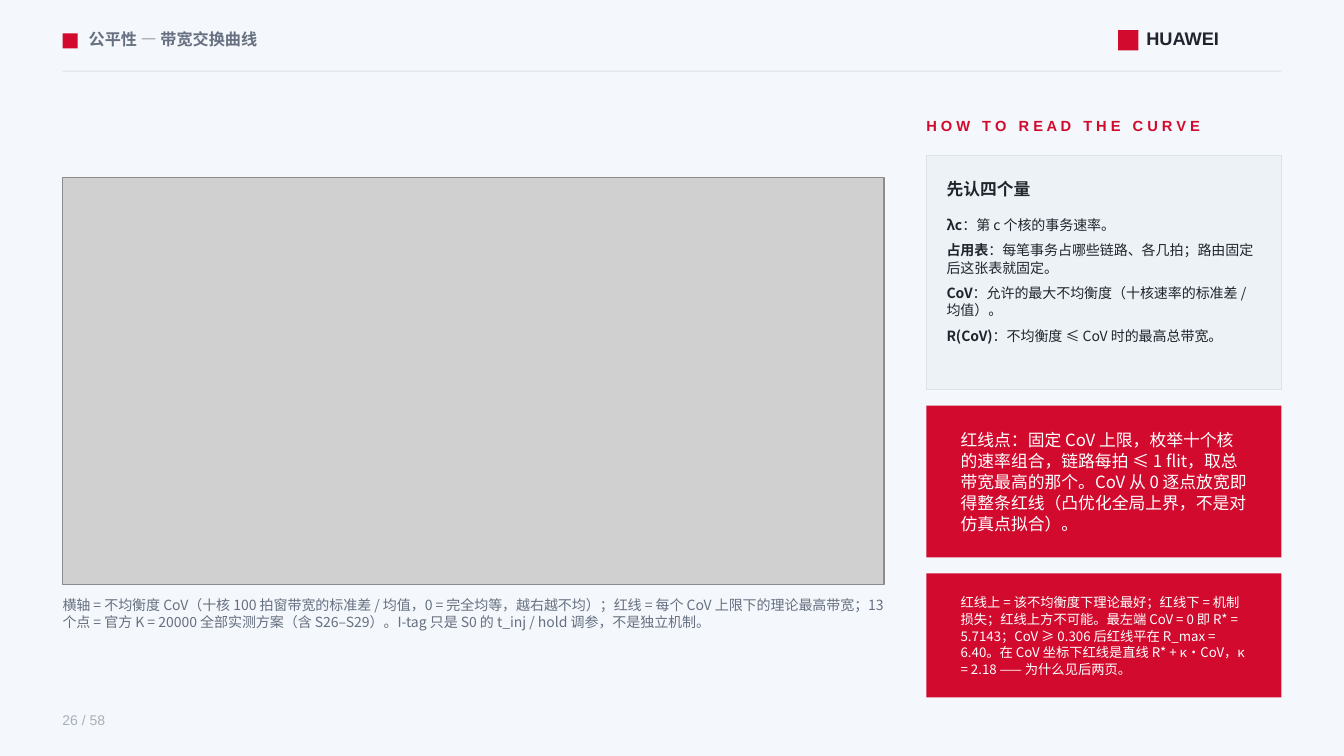
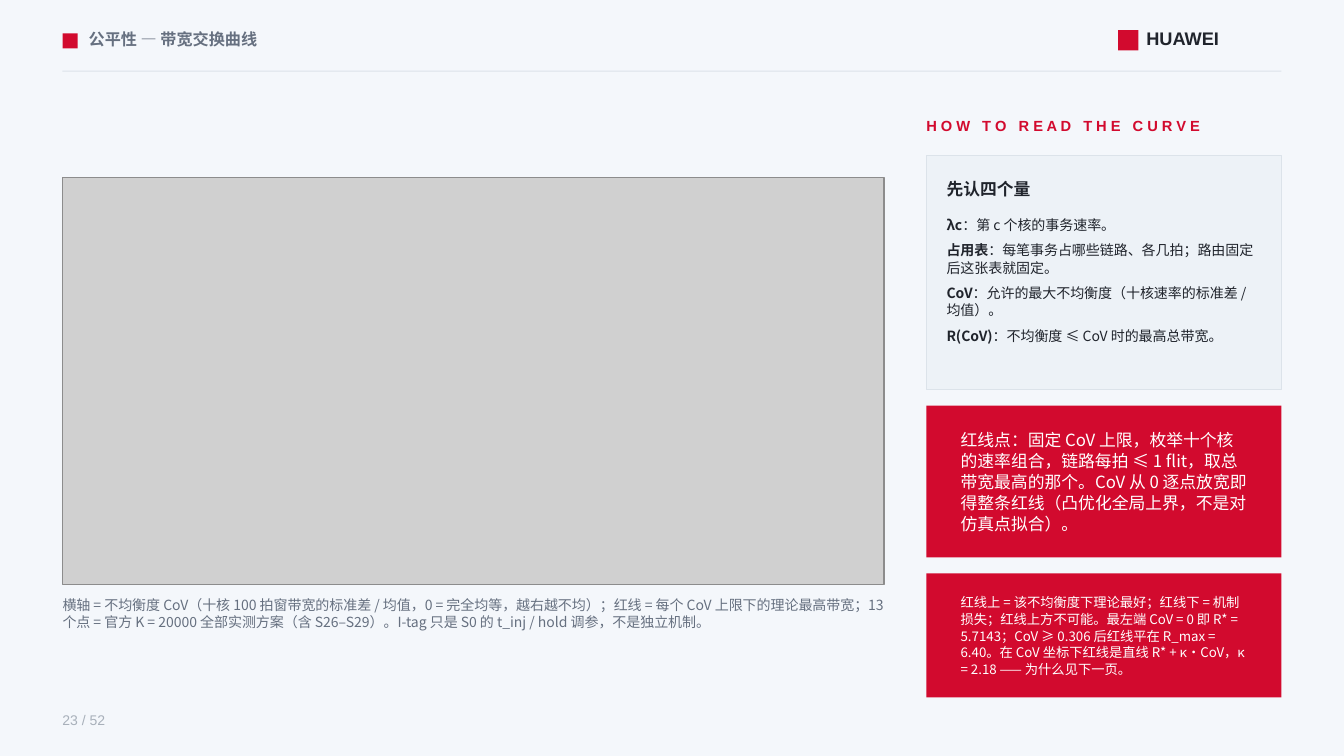
Before and after one commit to lukebest/booksim2, a slide deck: slide 23 of ppt/ring2-write-fairness.pptx (slide 26 before the commit). Drawn at 1344x756 pixels with LibreOffice and Linux fonts; fonts in the diff are those of the drawing; grey boxes stand for pictures. Boxes give left, top, right and bottom in pixels: in the first picture for what was removed or moved away, otherwise in the second. Text is boxed around its words. In the diff, an @@ line names an element or a change of style, - is before the commit and + after.

```diff
--- a/ppt/ring2-write-fairness.pptx
+++ b/ppt/ring2-write-fairness.pptx
@@ text at <box>961,596,1245,675</box>: text changed @@
-红线上 = 该不均衡度下理论最好；红线下 = 机制损失；红线上方不可能。最左端 CoV = 0 即 R* = 5.7143；CoV ≥ 0.306 后红线平在 R_max = 6.40。在 CoV 坐标下红线是直线 R* + κ·CoV，κ = 2.18 —— 为什么见后两页。
+红线上 = 该不均衡度下理论最好；红线下 = 机制损失；红线上方不可能。最左端 CoV = 0 即 R* = 5.7143；CoV ≥ 0.306 后红线平在 R_max = 6.40。在 CoV 坐标下红线是直线 R* + κ·CoV，κ = 2.18 —— 为什么见下一页。
@@ text at <box>62,715,106,725</box>: text changed @@
-26 / 58
+23 / 52
```
Also in this commit, not shown: 49 other slides changed, 1 slide added, 7 slides removed, 5 other files.
